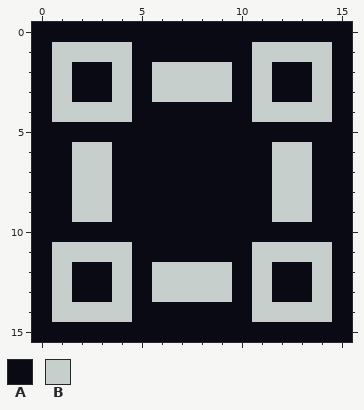
Pixel-art file, stored at assets/images/panel.aseprite. Above, as it was before the edit.
16x16 pixels, 1 frame.
Palette (. is transparent): A #090a14  B #c7cfcc
Pixels before, first column x 0:
 0 AAAAAAAAAAAAAAAA
 1 ABBBBAAAAAABBBBA
 2 ABAABABBBBABAABA
 3 ABAABABBBBABAABA
 4 ABBBBAAAAAABBBBA
 5 AAAAAAAAAAAAAAAA
 6 AABBAAAAAAAABBAA
 7 AABBAAAAAAAABBAA
 8 AABBAAAAAAAABBAA
 9 AABBAAAAAAAABBAA
10 AAAAAAAAAAAAAAAA
11 ABBBBAAAAAABBBBA
12 ABAABABBBBABAABA
13 ABAABABBBBABAABA
14 ABBBBAAAAAABBBBA
15 AAAAAAAAAAAAAAAA
New version:
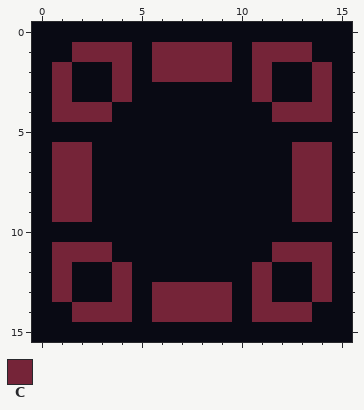
Colours new in this view: C #752438
From old to new:
y 1: x 1..4 BBBB -> ACCC; x 6..9 AAAA -> CCCC; x 11..14 BBBB -> CCCA
y 2: x 1 B -> C; x 4 B -> C; x 6..9 BBBB -> CCCC; x 11 B -> C; x 14 B -> C
y 3: x 1 B -> C; x 4 B -> C; x 6..9 BBBB -> AAAA; x 11 B -> C; x 14 B -> C
y 4: x 1..4 BBBB -> CCCA; x 11..14 BBBB -> ACCC
y 6..9: x 1..3 ABB -> CCA; x 12..14 BBA -> ACC
y 11: x 1..4 BBBB -> CCCA; x 11..14 BBBB -> ACCC
y 12: x 1 B -> C; x 4 B -> C; x 6..9 BBBB -> AAAA; x 11 B -> C; x 14 B -> C
y 13: x 1 B -> C; x 4 B -> C; x 6..9 BBBB -> CCCC; x 11 B -> C; x 14 B -> C
y 14: x 1..4 BBBB -> ACCC; x 6..9 AAAA -> CCCC; x 11..14 BBBB -> CCCA
Pixel boxes of the changes (left, top, right, bottom) in both pictures:
changed: (52, 42, 332, 322)
